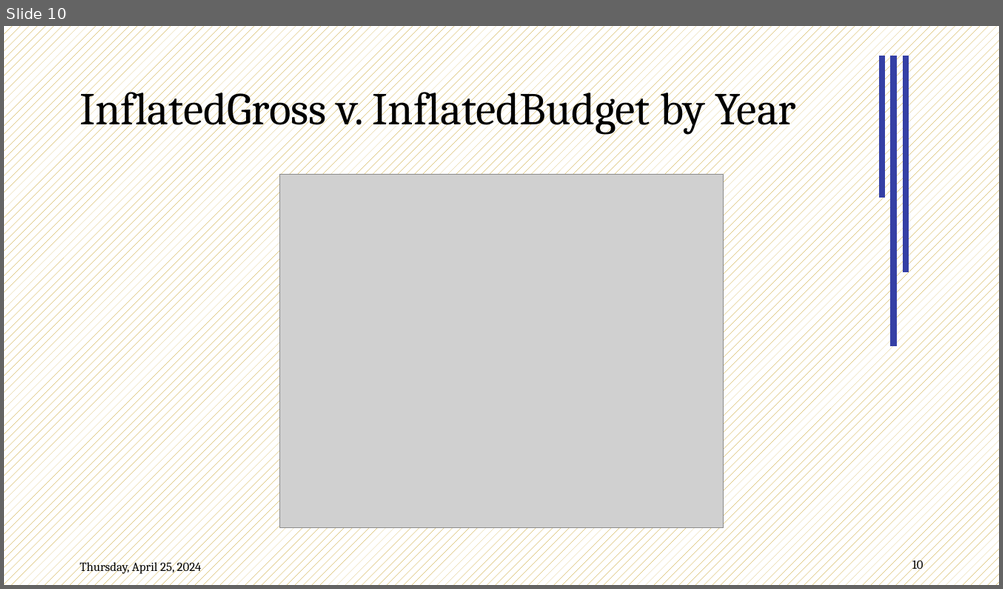
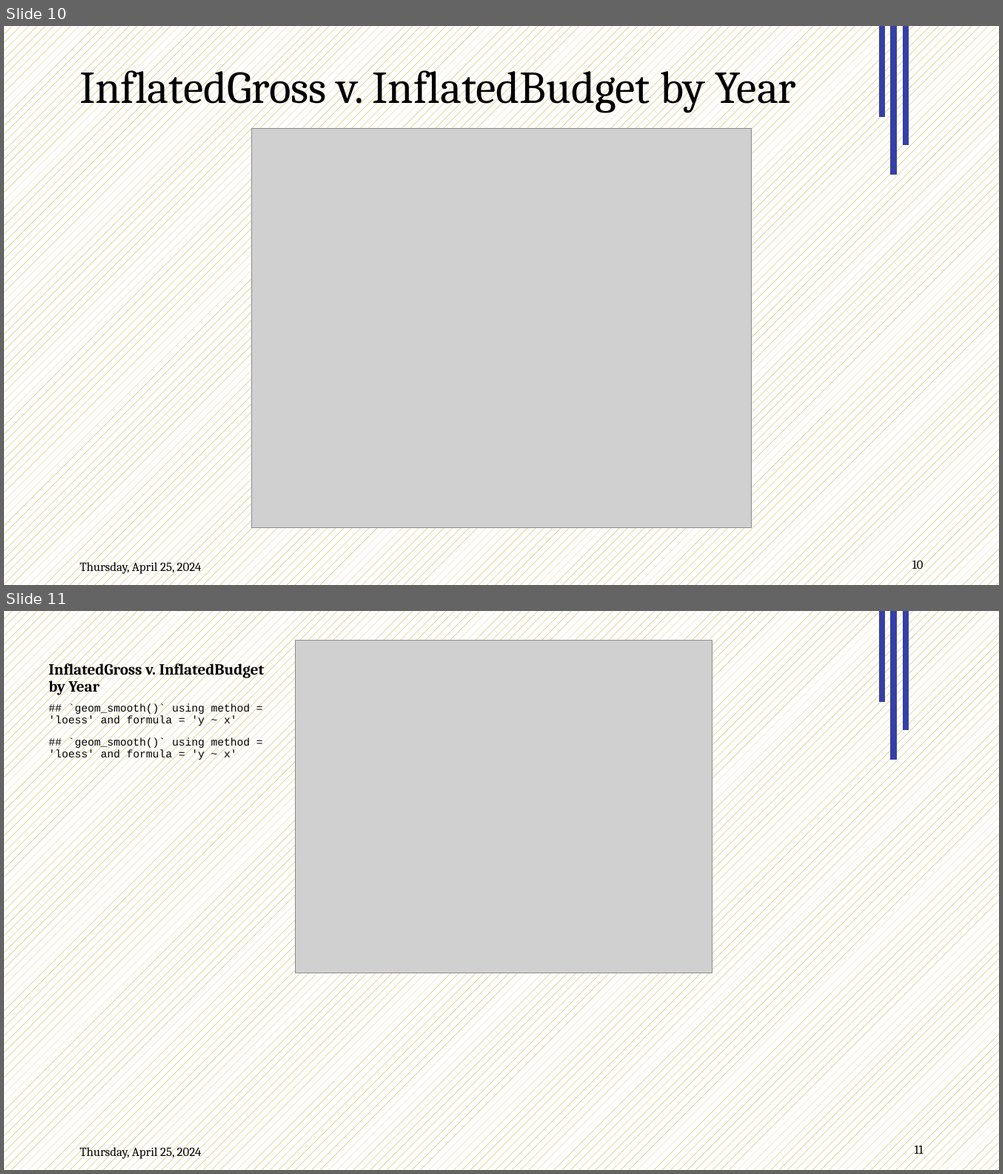
Before and after one commit to Data2401/final-project-fall-2024-classic-films, a slide deck: Slides.pptx. Shown one above the other, each under a label of ours: slide 10 before the commit, slides 10 and 11 after it. The pictures are 1003x589 and 1003x1174 pixels, drawn with LibreOffice and Linux fonts; fonts in the diff are those of the drawing; grey boxes stand for pictures; background and template pictures are left out. Boxes give left, top, right and bottom in pixels: in the first picture for what was removed or moved away, otherwise in the second. Text is boxed around its words. In the diff, an @@ line names an element or a change of style, - is before the commit and + after.

```diff
--- a/Slides.pptx
+++ b/Slides.pptx
@@ slide 11 added at [4, 611, 999, 1170], background pattern #BF9000 on #FFFFFF; not listed: 5 template elements that a slide beside it also shows @@
@@ picture added at [295, 640, 711, 974] @@
@@ title added at [48, 660, 264, 695], 15 pt, text #000000, bold @@
+InflatedGross v. InflatedBudget by Year
@@ text added at [48, 703, 250, 761], 10.5 pt, text #000000 @@
+## `geom_smooth()` using method = 'loess' and formula = 'y ~ x'
+## `geom_smooth()` using method = 'loess' and formula = 'y ~ x'
@@ slide 10 changed as well @@
@@ line added from (882, 117) to (882, 26), #3540A5 6 pt @@
@@ line moved from (882, 198) - (882, 56) to (893, 175) - (893, 26) @@
@@ line moved from (906, 272) - (906, 56) to (906, 145) - (906, 26) @@
@@ title "InflatedGross v. InflatedBudget by Year": place and size @@
-title "InflatedGross v. InflatedBudget by Year" at [79, 83, 796, 135]
+title "InflatedGross v. InflatedBudget by Year" at [79, 62, 796, 113]
@@ line removed from (893, 347) to (893, 56) @@
@@ picture: place and size @@
-picture at [279, 175, 723, 529]
+picture at [252, 129, 751, 529]
```
Also in this commit, not shown: 10 other slides changed, 5 other slides added, 5 slides removed, 2 other files.
